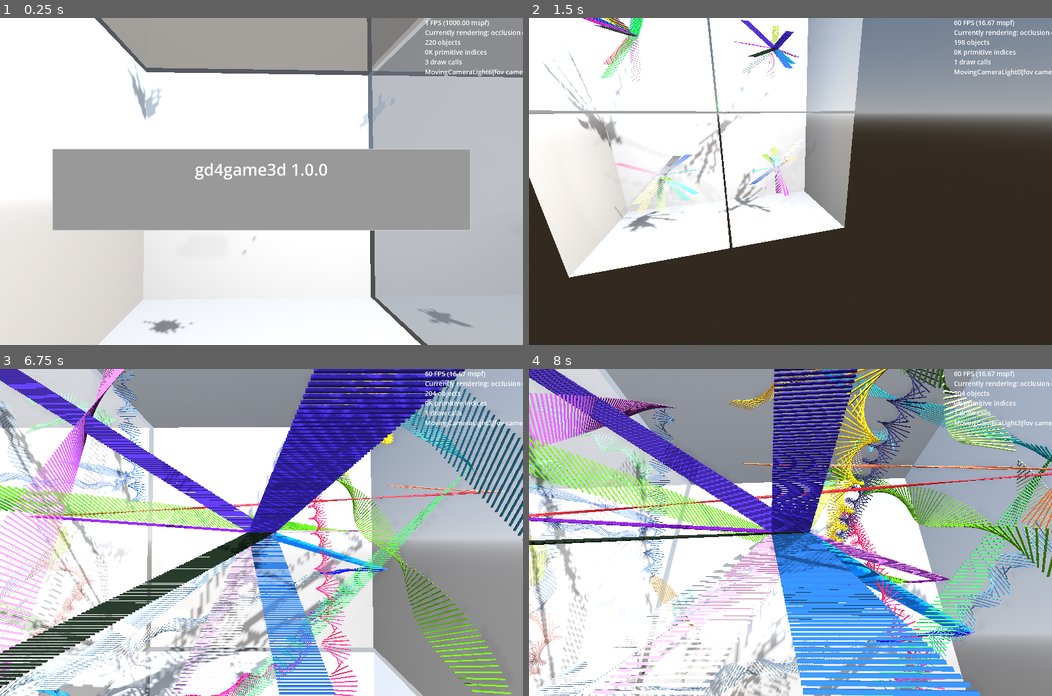
Above: before the commit, frames 1-4 (two rows, left to right).
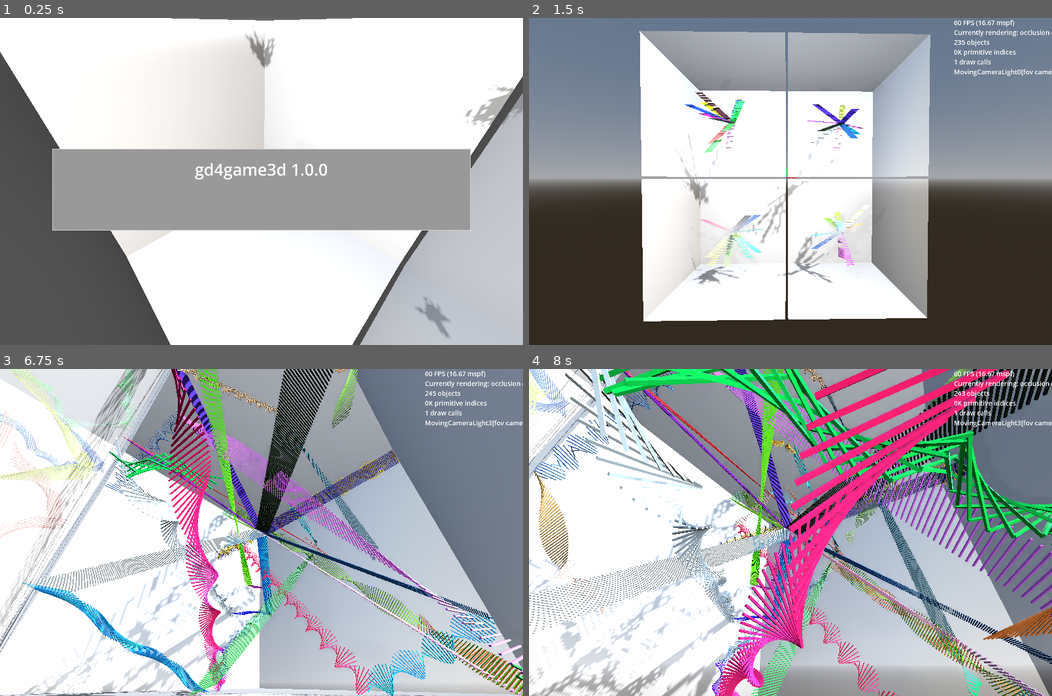
Above: after the commit, the same moments.

Repository: kasworld/gd4game3d
Game: Godot game, scene res://main.tscn
Same seed, same stepped clock (60 frames per second), same inputs: the game is played once before the commit and once after it.
Inputs (mouse positions are in pixels of both pictures, inside the frame that each line leads up to):
- Up to frame 1 (0.25 s): no input
- Up to frame 2 (1.5 s): tap Enter at 0.5 s; move the mouse to (905, 165) at 0.52 s; hold Right 0.53-1.28 s; tap Q at 0.6 s; click (905, 165) at 0.67 s; move the mouse to (685, 197) at 1.27 s; hold Down from 1.28 s (still down); tap E at 1.35 s
- Up to frame 3 (6.75 s): move the mouse to (313, 460) at 2.02 s; release Down at 2.03 s; hold Right 2.03-2.78 s; tap one key every 0.75 s from 2.1 s: Enter Q E Enter Q E Enter; move the mouse to (235, 597) at 2.77 s; hold Up 2.78-3.53 s; click (235, 597) at 2.92 s; move the mouse to (418, 581) at 3.52 s; hold Left 3.53-5.03 s; move the mouse to (104, 483) at 4.27 s; move the mouse to (287, 532) at 5.02 s; hold Down 5.03-5.78 s; click (287, 532) at 5.17 s; move the mouse to (183, 450) at 5.77 s; hold Right 5.78-6.53 s; move the mouse to (376, 516) at 6.52 s; hold Up from 6.53 s (still down)
- Up to frame 4 (8 s): move the mouse to (685, 548) at 7.27 s; release Up at 7.28 s; hold Right from 7.28 s (still down); tap Q at 7.35 s; click (685, 548) at 7.42 s

The runs differ from the first frame. In frame 1, 39% of the frame differs, in the area x 0-100%, y 0-100%; in frame 2, 61%; in frame 3, 78%; in frame 4, 78%.

Commit message:
update MultiMeshShape, camera move

Diff:
--- a/axis_arrow3d/axis_arrow_3d.gd
+++ b/axis_arrow3d/axis_arrow_3d.gd
@@ -1,31 +1,22 @@
 extends Node3D
 class_name AxisArrow3D
 
-var arrow_list :Array
 var colors := [Color.RED, Color.GREEN, Color.BLUE]
-var label_list :Array
 var label_text := ["X", "Y", "Z"]
-func _ready() -> void:
+func set_colors(colist :Array = colors) -> AxisArrow3D:
 	for i in 3:
-		var ar :Arrow3D = preload("res://arrow3d/arrow_3d.tscn").instantiate()
-		ar.set_color(colors[i])
-		arrow_list.append(ar)
-		add_child(ar)
+		$Arrows.get_child(i).set_color(colist[i])
+	return self
 
-		var lb := Label3D.new()
-		lb.text = label_text[i]
-		lb.billboard = BaseMaterial3D.BILLBOARD_ENABLED
-		label_list.append(lb)
-		add_child(lb)
-
-	arrow_list[0].rotation.z = -PI/2
-	#arrow_list[1].rotation.y = PI/2
-	arrow_list[2].rotation.x = PI/2
+func set_label_text(text_list :Array = label_text) -> AxisArrow3D:
+	for i in 3:
+		$Labels.get_child(i).text = text_list[i]
+	return self
 
 func set_size(l :float) -> AxisArrow3D:
 	for i in 3:
-		arrow_list[i].set_size(l, l/50, l/20, 0.9)
-		arrow_list[i].position[i] = l/2
-		label_list[i].position[i] = l/2
-		label_list[i].font_size = l * 50
+		$Arrows.get_child(i).set_size(l, l/50, l/20, 0.9)
+		$Arrows.get_child(i).position[i] = l/2
+		$Labels.get_child(i).position[i] = l/2
+		$Labels.get_child(i).font_size = l * 50
 	return self
--- a/axis_arrow3d/axis_arrow_3d.tscn
+++ b/axis_arrow3d/axis_arrow_3d.tscn
@@ -1,6 +1,31 @@
-[gd_scene load_steps=2 format=3 uid="uid://dl14flc0fkeyt"]
+[gd_scene load_steps=3 format=3 uid="uid://dl14flc0fkeyt"]
 
 [ext_resource type="Script" uid="uid://ddkt5j34od0lk" path="res://axis_arrow3d/axis_arrow_3d.gd" id="1_yfllo"]
+[ext_resource type="PackedScene" uid="uid://c8npqlgeyy3xa" path="res://arrow3d/arrow_3d.tscn" id="2_yfllo"]
 
 [node name="AxisArrow3D" type="Node3D"]
 script = ExtResource("1_yfllo")
+
+[node name="Arrows" type="Node3D" parent="."]
+
+[node name="ArrowX" parent="Arrows" instance=ExtResource("2_yfllo")]
+transform = Transform3D(-4.371139e-08, 1, 0, -1, -4.371139e-08, 0, 0, 0, 1, 0, 0, 0)
+
+[node name="ArrowY" parent="Arrows" instance=ExtResource("2_yfllo")]
+
+[node name="ArrowZ" parent="Arrows" instance=ExtResource("2_yfllo")]
+transform = Transform3D(1, 0, 0, 0, -4.371139e-08, -1, 0, 1, -4.371139e-08, 0, 0, 0)
+
+[node name="Labels" type="Node3D" parent="."]
+
+[node name="LabelX" type="Label3D" parent="Labels"]
+billboard = 1
+text = "X"
+
+[node name="LabelY" type="Label3D" parent="Labels"]
+billboard = 1
+text = "Y"
+
+[node name="LabelZ" type="Label3D" parent="Labels"]
+billboard = 1
+text = "Z"
--- a/lib/fly_node3d.gd
+++ b/lib/fly_node3d.gd
@@ -3,10 +3,10 @@
 # for free fly camera
 
 const Key2Info := {
-	KEY_UP: ["rotation", "x", PI/10],
-	KEY_DOWN: ["rotation", "x", -PI/10],
-	KEY_LEFT: ["rotation", "y", PI/10],
-	KEY_RIGHT: ["rotation", "y", -PI/10],
+	KEY_UP: ["rotation", "x", PI/180],
+	KEY_DOWN: ["rotation", "x", -PI/180],
+	KEY_LEFT: ["rotation", "y", PI/180],
+	KEY_RIGHT: ["rotation", "y", -PI/180],
 	KEY_A: ["position", "x", -1],
 	KEY_D: ["position", "x", 1],
 	KEY_W: ["position", "z", -1],
--- a/main.gd
+++ b/main.gd
@@ -56,7 +56,7 @@
 	$FixedCameraLight.set_center_pos_far(Vector3.ZERO, Vector3(0, 0, WorldSize.z*2), WorldSize.length()*2)
 	$MovingCameraLightHober.set_center_pos_far( center, center + Vector3(0, 0, WorldSize.z), WorldSize.length()*2)
 	$MovingCameraLightAround.set_center_pos_far( center, center + Vector3(0, 0, WorldSize.z), WorldSize.length()*2)
-	$AxisArrow3D.set_size(10)
+	$AxisArrow3D.set_size(10).set_colors()
 
 	var mtb :MeshTrailBox = preload("res://mesh_trail_box.tscn").instantiate()
 	add_child(mtb)
--- a/moving_carmera_light/moving_camera_light.gd
+++ b/moving_carmera_light/moving_camera_light.gd
@@ -40,7 +40,8 @@
 	rotation = n.rotation
 
 func _to_string() -> String:
-	return "MovingCameraLight%d[fov camera:%s, fov light:%s, rotation:%s]" % [id, fov_camera,fov_light, rotation_degrees ]
+	return "MovingCameraLight%d[fov camera:%s, fov light:%s, rotation:%s, position:%s]" % [
+		id, fov_camera,fov_light, rotation_degrees, position ]
 
 func fov_camera_inc() -> void:
 	$Camera3D.fov = fov_camera.set_up()
@@ -89,7 +90,8 @@
 
 func set_center_pos_far(center :Vector3, pos :Vector3, far :float) -> void:
 	position = pos
-	look_at(center)
+	#look_at(center)
+	look_at_from_position(position, center)
 	$Camera3D.far = far
 	$SpotLight3D.spot_range = far
 
--- a/multi_mesh_shape/multi_mesh_shape.gd
+++ b/multi_mesh_shape/multi_mesh_shape.gd
@@ -17,20 +17,22 @@
 		set_inst_color(i, co)
 	return self
 
-func init_wire_net(net_size :Vector2, wire_count :Vector2i, wire_radius :float, co :Color, alpha :float = 1.0) -> MultiMeshShape:
+func init_wire_net(net_size :Vector2, grid_count :Vector2i, wire_radius :float, co :Color, alpha :float = 1.0) -> MultiMeshShape:
+	var wire_count := Vector2i(grid_count.x +1, grid_count.y +1)
+	var pos_shift := -Vector3(net_size.x, net_size.y, 0)/2
 	var 선 := BoxMesh.new()
 	var count := wire_count.x + wire_count.y
 	init_with_alpha(선, count, alpha)
 	for i in count:
 		multimesh.set_instance_color(i,co)
 		if i < wire_count.x:
-			var pos := Vector3( net_size.x/(wire_count.x-1)* i, net_size.y/2, 0)
+			var pos := Vector3( net_size.x/(wire_count.x-1)* i, net_size.y/2, 0) + pos_shift
 			var t := Transform3D(Basis(), pos)
 			#t = t.rotated(Vector3(0,1,0), bar_rot)
 			t = t.scaled_local( Vector3(wire_radius,net_size.y,wire_radius) )
 			multimesh.set_instance_transform(i,t)
 		else:
-			var pos := Vector3(net_size.x/2, net_size.y/(wire_count.y-1)* (i-wire_count.x), 0)
+			var pos := Vector3(net_size.x/2, net_size.y/(wire_count.y-1)* (i-wire_count.x), 0) + pos_shift
 			var t := Transform3D(Basis(), pos)
 			#t = t.rotated(Vector3(0,1,0), bar_rot)
 			t = t.scaled_local( Vector3(net_size.x,wire_radius,wire_radius) )
@@ -157,12 +159,17 @@
 func set_inst_rotation(i :int, axis :Vector3, rot :float) -> void:
 	var t := multimesh.get_instance_transform(i)
 	t = t.rotated_local(axis, rot)
-	multimesh.set_instance_transform(i,t )
+	multimesh.set_instance_transform(i, t)
+
+func set_inst_scale(i :int, scale_a :Vector3) -> void:
+	var t := multimesh.get_instance_transform(i)
+	t = t.scaled_local(scale_a)
+	multimesh.set_instance_transform(i, t)
 
 func set_inst_position(i :int, pos :Vector3) -> void:
 	var t := multimesh.get_instance_transform(i)
 	t.origin = pos
-	multimesh.set_instance_transform(i,t )
+	multimesh.set_instance_transform(i, t)
 
 func set_inst_color(i, co :Color) -> void:
 	multimesh.set_instance_color(i,co)
@@ -170,4 +177,4 @@
 func set_inst_position_rotation(i :int, pos :Vector3, axis :Vector3, rot :float) -> void:
 	var t := Transform3D(Basis(), pos)
 	t = t.rotated_local(axis, rot)
-	multimesh.set_instance_transform(i,t )
+	multimesh.set_instance_transform(i, t)
